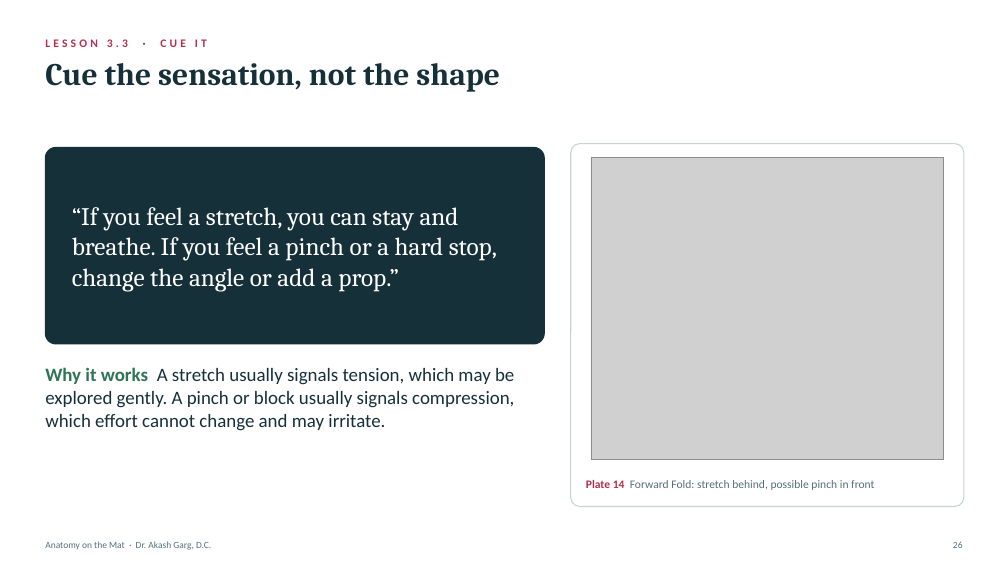
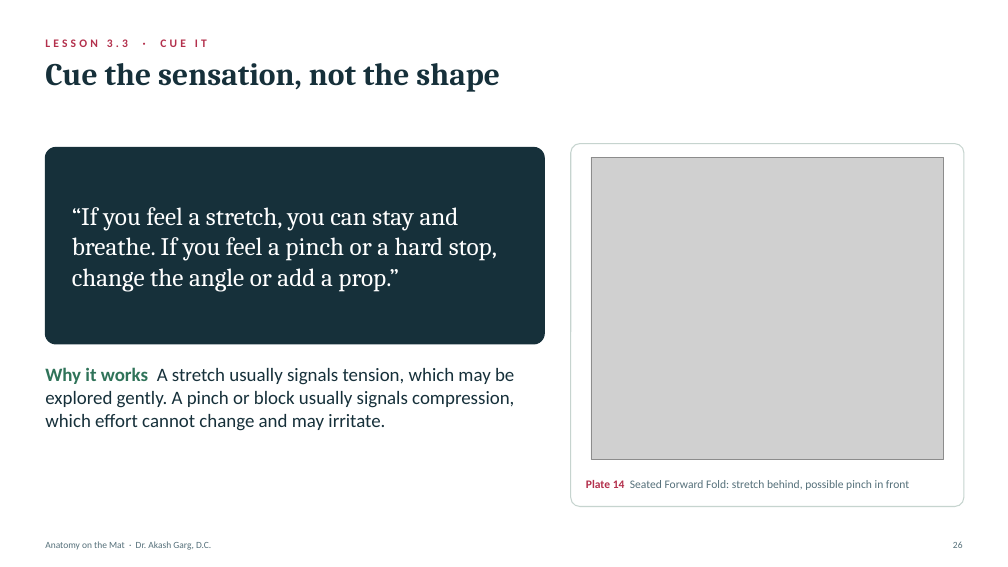
Before and after one commit to Kashee12345/anatomy-on-the-mat, a slide deck: slide 26 of decks/Module_3_Joints_Structure_Range_and_Stability.pptx. Drawn at 1008x567 pixels with LibreOffice and Linux fonts; fonts in the diff are those of the drawing; grey boxes stand for pictures. Boxes give left, top, right and bottom in pixels: in the first picture for what was removed or moved away, otherwise in the second. Text is boxed around its words. In the diff, an @@ line names an element or a change of style, - is before the commit and + after.

```diff
--- a/decks/Module_3_Joints_Structure_Range_and_Stability.pptx
+++ b/decks/Module_3_Joints_Structure_Range_and_Stability.pptx
@@ text at box(586, 480, 909, 490): text changed @@
-Plate 14 Forward Fold: stretch behind, possible pinch in front
+Plate 14 Seated Forward Fold: stretch behind, possible pinch in front
```
Also in this commit, not shown: 2 other slides changed, 3 other files.
